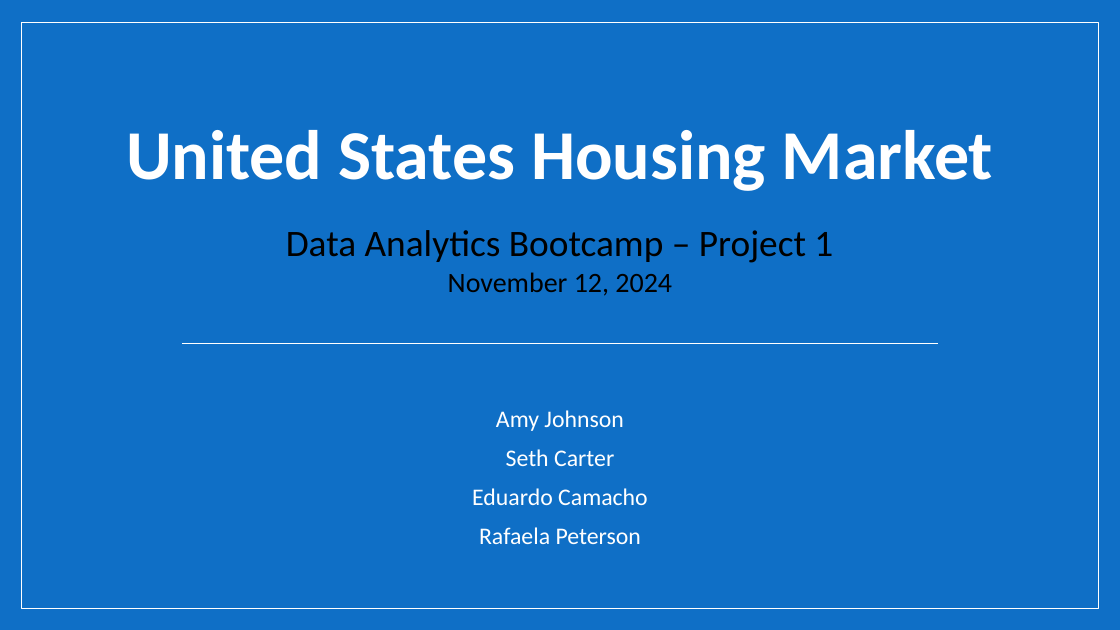
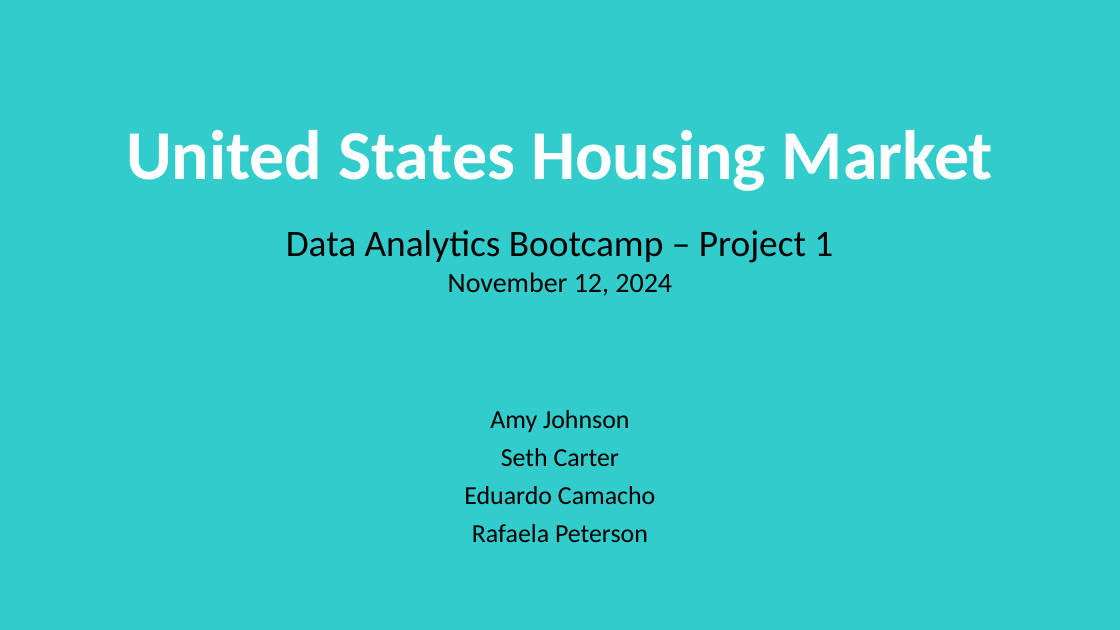
Before and after one commit to Sethdcarter/group8_data_project_1, a slide deck: slide 1 of Presentation/Project-1_Group-8_Presentation-US_Housing_Market.pptx. Drawn at 1120x630 pixels with LibreOffice and Linux fonts; fonts in the diff are those of the drawing. Boxes give left, top, right and bottom in pixels: in the first picture for what was removed or moved away, otherwise in the second. Text is boxed around its words. In the diff, an @@ line names an element or a change of style, - is before the commit and + after.

Commit message:
Update presentation and seth's code

```diff
--- a/Presentation/Project-1_Group-8_Presentation-US_Housing_Market.pptx
+++ b/Presentation/Project-1_Group-8_Presentation-US_Housing_Market.pptx
@@ background #0F6FC6 to #33CCCC @@
@@ rectangle removed at [21,23,1098,608] @@
@@ line removed from (181, 343) to (938, 343) @@
@@ subtitle "Amy Johnson" at [464,410,655,542]: size 20.4 to 22.2 pt, text colour #FFFFFF to #000000; line spacing 0.8 to 0.7 @@
```
Also in this commit, not shown: 5 other slides changed, 4 slides added, 1 slide removed.
